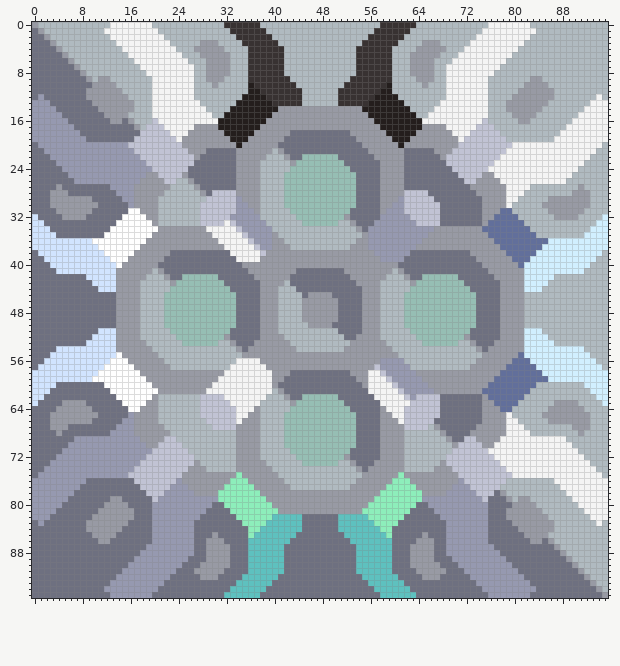
Sprite sheet: sprites/blocks/craft/7w05c.png. This is how it looked before the edit.
The file is 96x96 pixels.
The same view after the edit:
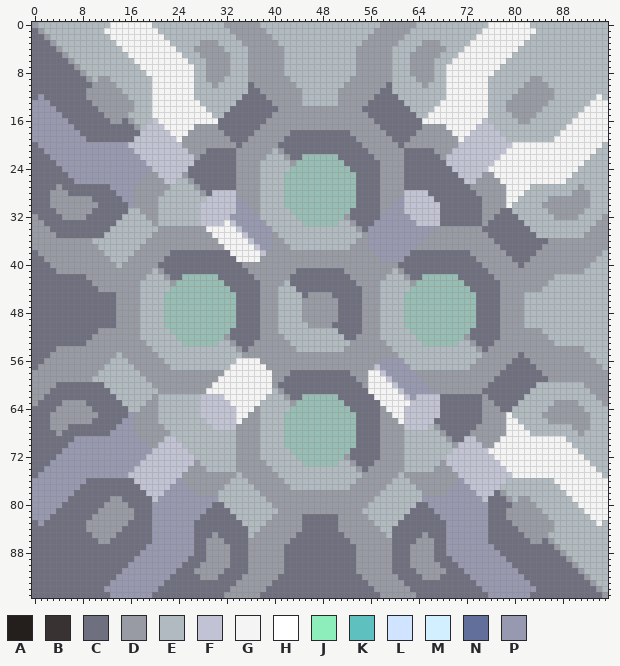
Palette (. is transparent): A #241e1d  B #383232  C #6e7080  D #989aa4  E #b0bac0  F #c1c3d4  G #f4f4f4  H #ffffff  J #8deebb  K #5ec1bf  L #d1e4ff  M #d1efff  N #626f9b  P #9699b0
From old to new:
Changed rows in their new state; - is an unchanged pixel.
first column x 31:
 0 -DDDDDD--------------------DDDDDD-
 1 --DDDDDD------------------DDDDDD--
 2 ---DDDDDD----------------DDDDDD---
 3 ----DDDDDD--------------DDDDDD----
 4 -----DDDDDD------------DDDDDD-----
 5 -----DDDDDD------------DDDDDD-----
 6 -----DDDDDD------------DDDDDD-----
 7 -----DDDDDD------------DDDDDD-----
 8 -----DDDDDD------------DDDDDD-----
 9 -----DDDDDDD----------DDDDDDD-----
10 -----CDDDDDDD--------DDDDDDDC-----
11 -----CCDDDDDDD------DDDDDDDCC-----
12 ----CCCCDDDDDD------DDDDDDCCCC----
13 ---CCCCCCDDDDD------DDDDDCCCCCC---
14 --CCCCCCCC--------------CCCCCCCC--
15 -CCCCCCCC----------------CCCCCCCC-
16 CCCCCCCC------------------CCCCCCCC
17 CCCCCCC--------------------CCCCCCC
18 -CCCCC----------------------CCCCC-
19 --CCC------------------------CCC--
20 ---C--------------------------C---
first column x 0:
31 ----------------EE------------------------------------------------------------CC----------------
32 D--------------EEEE----------------------------------------------------------CCCC--------------D
33 DD------------EEEEEE--------------------------------------------------------CCCCCC------------DD
34 DDD----------EEEEEEEE------------------------------------------------------CCCCCCCC----------DDD
35 DDDD--------EEEEEEEE--------------------------------------------------------CCCCCCCC--------DDDD
36 DDDDDDDDDDEEEEEEEEE----------------------------------------------------------CCCCCCCCCDDDDDDDDDD
37 DDDDDDDDDDDEEEEEEE------------------------------------------------------------CCCCCCCDDDDDDDDDDD
38 -DDDDDDDDDDDEEEEE--------------------------------------------------------------CCCCCDDDDDDDDDDD-
39 --DDDDDDDDDDDEEE----------------------------------------------------------------CCCDDDDDDDDDDD--
40 ---DDDDDDDDDDDE------------------------------------------------------------------CDDDDDDDDDDD---
41 ----DDDDDDDDDD--------------------------------------------------------------------DDDDDDDDDD----
42 ---------DDDDD--------------------------------------------------------------------DDDDD---------
43 ----------DDDD--------------------------------------------------------------------DDDD----------
44 -----------DDD--------------------------------------------------------------------DDD-----------
first column x 0:
51 -----------DDD--------------------------------------------------------------------DDD-----------
52 ----------DDDD--------------------------------------------------------------------DDDD----------
53 ---------DDDDD--------------------------------------------------------------------DDDDD---------
54 ----DDDDDDDDDD--------------------------------------------------------------------DDDDDDDDDD----
55 ---DDDDDDDDDDDE------------------------------------------------------------------CDDDDDDDDDDD---
56 --DDDDDDDDDDDEEE----------------------------------------------------------------CCCDDDDDDDDDDD--
57 -DDDDDDDDDDDEEEEE--------------------------------------------------------------CCCCCDDDDDDDDDDD-
58 DDDDDDDDDDDEEEEEEE------------------------------------------------------------CCCCCCCDDDDDDDDDDD
59 DDDDDDDDDDEEEEEEEEE----------------------------------------------------------CCCCCCCCCDDDDDDDDDD
60 DDDD--------EEEEEEEE--------------------------------------------------------CCCCCCCC--------DDDD
61 DDD----------EEEEEEEE------------------------------------------------------CCCCCCCC----------DDD
62 DD------------EEEEEE--------------------------------------------------------CCCCCC------------DD
63 D--------------EEEE----------------------------------------------------------CCCC--------------D
64 ----------------EE------------------------------------------------------------CC----------------
first column x 31:
75 ---E--------------------------E---
76 --EEE------------------------EEE--
77 -EEEEE----------------------EEEEE-
78 EEEEEEE--------------------EEEEEEE
79 EEEEEEEE------------------EEEEEEEE
80 -EEEEEEEE----------------EEEEEEEE-
81 --EEEEEEEE--------------EEEEEEEE--
82 ---EEEEEEDDDDD------DDDDDEEEEEE---
83 ----EEEEDDDDDD------DDDDDDEEEE----
84 -----EEDDDDDDD------DDDDDDDEE-----
85 -----EDDDDDDD--------DDDDDDDE-----
86 -----DDDDDDD----------DDDDDDD-----
87 -----DDDDDD------------DDDDDD-----
88 -----DDDDDD------------DDDDDD-----
89 -----DDDDDD------------DDDDDD-----
90 -----DDDDDD------------DDDDDD-----
91 -----DDDDDD------------DDDDDD-----
92 ----DDDDDD--------------DDDDDD----
93 ---DDDDDD----------------DDDDDD---
94 --DDDDDD------------------DDDDDD--
95 -DDDDDD--------------------DDDDDD-
